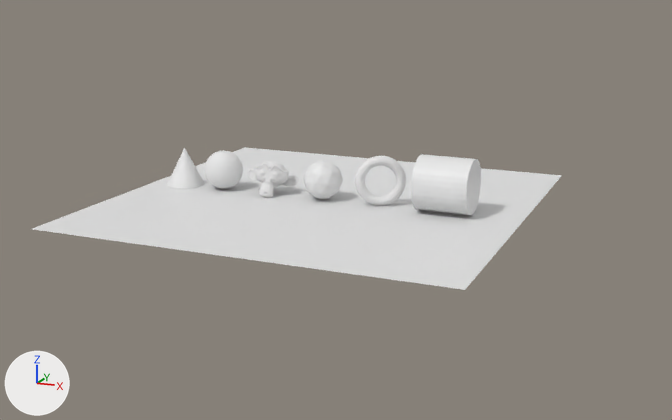
Two versions of the Blender file rendering.blend, one commit apart.
The view is the same before and after, from a 50 mm camera at (18.3, -41.5, 11.8) aimed at (1.5, -2.0, 0.1). Every picture has the same lights, and +X, +Y and +Z are marked at lower left.
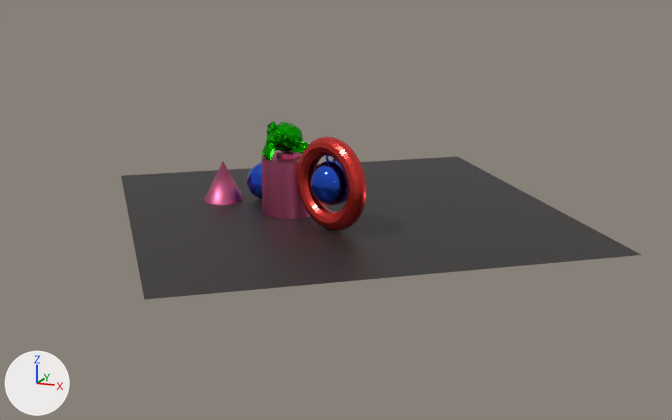
What differs and where, as boxes (x1, y1, x2, y2) in the pictures (672 x 420 px):
'Plane', recoloured, moved, turned (white to grey): before (32, 147, 562, 290); after (121, 157, 641, 300)
'Cylinder', recoloured, moved, turned: before (411, 154, 481, 215); after (261, 152, 318, 219)
'Torus.001', recoloured, moved, turned, rescaled: before (355, 156, 406, 206); after (297, 136, 367, 231)
'Sphere', recoloured, moved: before (204, 151, 243, 189); after (310, 160, 347, 205)
'Suzanne', recoloured, moved, turned: before (247, 161, 299, 197); after (262, 121, 308, 160)
'Cone', recoloured, moved: before (167, 147, 205, 189); after (204, 161, 244, 205)
'Icosphere', recoloured: (247, 160, 343, 199) in both
'Cube', added: after (277, 151, 300, 159)

The edits, one by one:
Material 'red' (mat_red) is new.
Its base color is (0.8, 0.0575, 0.0474) (red #e7443d).
Its metallic is 1.0.
Its roughness is 0.271.
Material 'purple' (mat_purple) is new.
Its base color is (0.59, 0.126, 0.258) (pink #ca638b).
Its metallic is 1.0.
Its roughness is 0.431.
Material 'blue' (mat_blue) is new.
Its base color is (0.0326, 0.124, 0.8) (blue #3363e7).
Its metallic is 1.0.
Its roughness is 0.0.
Material 'gray' (mat_gray) is new.
Its base color is (0.0262, 0.0199, 0.0199) (black #2d2727).
Material 'green' (mat_green) is new.
Its base color is (0.00409, 0.434, 0.0) (green #0db000).
Its metallic is 1.0.
Its roughness is 0.258.
me_suzanne has 507 vertices, 500 faces and spans x -1.37..1.37, y -0.85..0.85, z -0.98..0.98.
me_suzanne now uses material mat_green (green #0db000).
me_plane has 4 vertices, 1 face and spans x -1.0..1.0, y -1.0..1.0, z 0.0.
me_plane now uses material mat_gray (black #2d2727).
me_sphere has 482 vertices, 512 faces and spans x -1.0..1.0, y -1.0..1.0, z -1.0..1.0.
me_sphere now uses material mat_blue (blue #3363e7).
me_icosphere has 42 vertices, 80 faces and spans x -0.95..0.95, y -1.0..1.0, z -1.0..1.0.
me_icosphere now uses material mat_blue (blue #3363e7).
me_cylinder has 64 vertices, 34 faces and spans x -1.0..1.0, y -1.0..1.0, z -1.0..1.0.
me_cylinder now uses material mat_purple (pink #ca638b).
me_cone has 33 vertices, 33 faces and spans x -1.0..1.0, y -1.0..1.0, z -1.0..1.0.
me_cone now uses material mat_purple (pink #ca638b).
me_torus_001 has 576 vertices, 576 faces and spans x -1.25..1.25, y -1.25..1.25, z -0.25..0.25.
me_torus_001 now uses material mat_red (red #e7443d).
Mesh me_cube_001 is new.
It is a box spanning x -1.0..1.0, y -1.0..1.0, z -1.0..1.0.
It uses material mat_purple (pink #ca638b).
Object 'Suzanne' (ob_suzanne) moves from (-3.05, 0.0, 0.71) to (-0.9, -2.87, 3.36).
Object 'Suzanne' (ob_suzanne) turns from (-24, 7, 15) to (-24, 7, -37) degrees about x, y and z.
Object 'Plane' (ob_plane) moves from (0.0, 0.0, 0.0) to (1.5, -1.42, 0.0).
Object 'Plane' (ob_plane) turns from (0, 0, 0) to (0, 0, -52) degrees about x, y and z.
Object 'Sphere' (ob_sphere) moves from (-5.79, 0.0, 1.01) to (2.45, -4.73, 2.14).
Object 'Cylinder' (ob_cylinder) turns from (-90, 71, -90) to (0, 0, 0) degrees about x, y and z.
Object 'Cylinder' (ob_cylinder) moves from (6.27, 0.0, 1.37) to (-0.59, -2.81, 1.34).
Object 'Cone' (ob_cone) moves from (-8.13, 0.0, 1.01) to (-4.63, -2.04, 1.0).
Object 'Torus.001' (ob_torus_001) moves from (2.95, 0.0, 1.23) to (2.39, -4.79, 2.1).
Object 'Torus.001' (ob_torus_001) turns from (90, 0, 206) to (0, 90, 245) degrees about x, y and z.
Object 'Torus.001' (ob_torus_001) is rescaled from (1.0, 1.0, 1.0) to (1.68, 1.68, 1.68).
Object 'Cube' (ob_cube) is new; it shows me_cube_001.
Its location is (-0.69, -2.71, 2.46).
Its scale is (-0.416, -0.416, -0.416).
